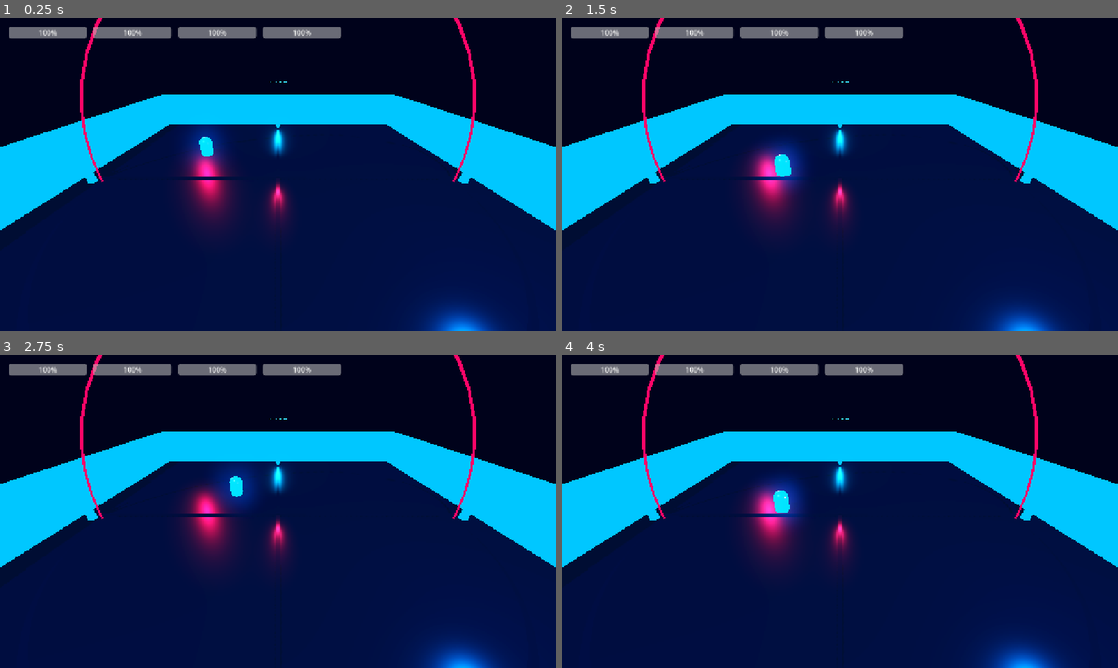
Above: before the commit, frames 1-4 (two rows, left to right).
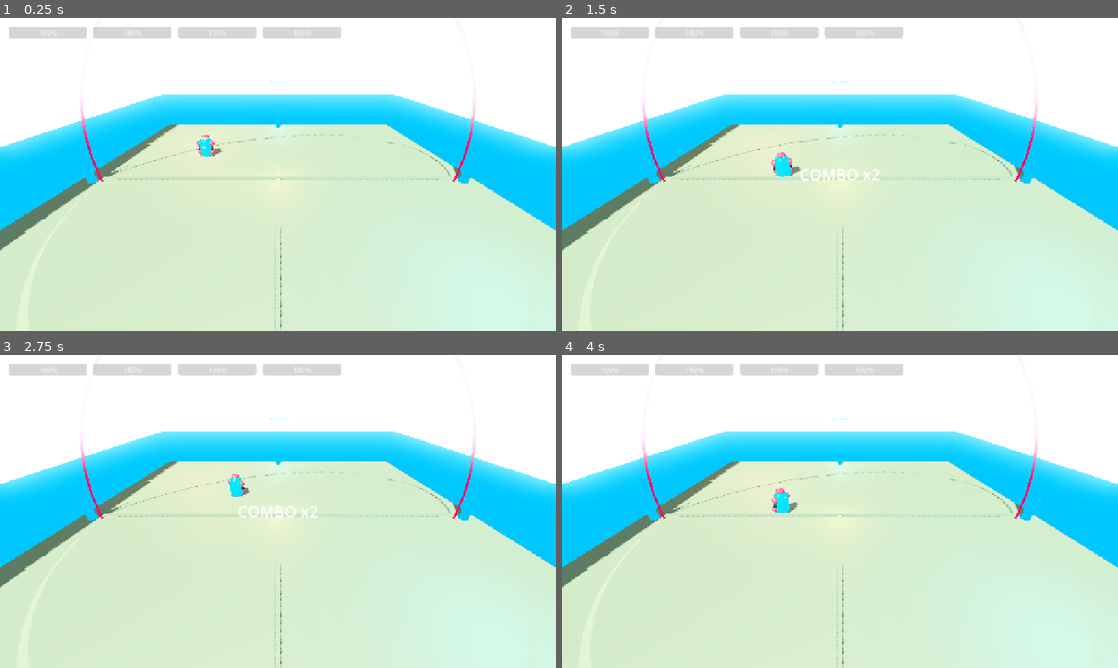
Above: after the commit, the same moments.

Repository: Princecarthy3/Rally
Game: Godot game, scene res://scenes/main.tscn
The game is run twice, just before and just after one commit, with the same random seed, the same clock (stepped at 60 frames per second) and the same inputs.
Inputs (mouse positions are in pixels of both pictures, inside the frame that each line leads up to):
- Up to frame 1 (0.25 s): no input
- Up to frame 2 (1.5 s): tap Enter at 0.5 s; move the mouse to (962, 158) at 0.52 s; hold D (move_right) 0.53-1.28 s; right-click (962, 158) at 0.6 s; tap Space (jump) at 0.77 s; move the mouse to (728, 190) at 1.27 s; hold S (move_backward) from 1.28 s (still down); click (728, 190) at 1.35 s
- Up to frame 3 (2.75 s): tap Space (jump) at 1.52 s; move the mouse to (333, 442) at 2.02 s; release S (move_backward) at 2.03 s; hold D (move_right) from 2.03 s (still down); hold E (block) from 2.03 s (still down)
- Up to frame 4 (4 s): tap Space (jump) at 2.75, 3.02, 3.77 s; move the mouse to (812, 574) at 2.77 s; release D (move_right) at 2.78 s; release E (block) at 2.78 s; hold W (move_forward) 2.78-3.53 s; tap Shift (dodge) at 2.85 s; move the mouse to (1006, 558) at 3.52 s; hold A (move_left) from 3.53 s (still down); tap Q (special_ability) at 3.6 s

The runs differ from the first frame. In frame 1, 90% of the frame differs, in the area x 0-100%, y 0-100%; in frame 2, 90%; in frame 3, 90%; in frame 4, 90%.

Commit message:
Repair Rally Combat hits and brighten arena

Diff:
--- a/rally-combat/project.godot
+++ b/rally-combat/project.godot
@@ -83,4 +83,4 @@
 
 renderer/rendering_method="gl_compatibility"
 renderer/rendering_method.mobile="gl_compatibility"
-environment/defaults/default_clear_color=Color(0.05, 0.05, 0.1, 1)
+environment/defaults/default_clear_color=Color(0.52, 0.75, 0.86, 1)
--- a/rally-combat/scenes/arena.tscn
+++ b/rally-combat/scenes/arena.tscn
@@ -4,12 +4,12 @@
 size = Vector3(28, 1, 28)
 
 [sub_resource type="StandardMaterial3D" id="FloorMaterial"]
-albedo_color = Color(0.025, 0.04, 0.09, 1)
-metallic = 0.65
-roughness = 0.26
+albedo_color = Color(0.34, 0.43, 0.4, 1)
+metallic = 0.2
+roughness = 0.72
 emission_enabled = true
-emission = Color(0.03, 0.1, 0.22, 1)
-emission_energy_multiplier = 0.8
+emission = Color(0.04, 0.08, 0.05, 1)
+emission_energy_multiplier = 0.25
 
 [sub_resource type="BoxMesh" id="FloorMesh"]
 material = SubResource("FloorMaterial")
@@ -59,13 +59,13 @@
 
 [sub_resource type="Environment" id="Environment"]
 background_mode = 1
-background_color = Color(0.005, 0.008, 0.025, 1)
+background_color = Color(0.52, 0.75, 0.86, 1)
 ambient_light_source = 3
-ambient_light_color = Color(0.16, 0.2, 0.4, 1)
-ambient_light_energy = 0.55
+ambient_light_color = Color(0.88, 0.91, 0.82, 1)
+ambient_light_energy = 1.15
 tonemap_mode = 2
 glow_enabled = true
-glow_intensity = 1.2
+glow_intensity = 0.35
 
 [node name="Arena" type="Node3D"]
 
@@ -117,27 +117,27 @@
 
 [node name="KeyLight" type="DirectionalLight3D" parent="."]
 rotation_degrees = Vector3(-48, -28, 0)
-light_color = Color(0.55, 0.72, 1, 1)
-light_energy = 1.4
+light_color = Color(1, 0.91, 0.73, 1)
+light_energy = 2.1
 shadow_enabled = true
 
 [node name="RimLight" type="OmniLight3D" parent="."]
 position = Vector3(-8, 5, -8)
-light_color = Color(1, 0.05, 0.3, 1)
+light_color = Color(1, 0.47, 0.28, 1)
 omni_range = 22.0
-light_energy = 9.0
+light_energy = 3.0
 
 [node name="FillLight" type="OmniLight3D" parent="."]
 position = Vector3(8, 4, 8)
-light_color = Color(0.02, 0.5, 1, 1)
+light_color = Color(0.25, 0.75, 0.95, 1)
 omni_range = 22.0
-light_energy = 10.0
+light_energy = 3.2
 
 [node name="CenterGlow" type="OmniLight3D" parent="."]
 position = Vector3(0, 2.2, 0)
-light_color = Color(1, 0.12, 0.35, 1)
+light_color = Color(1, 0.68, 0.3, 1)
 omni_range = 14.0
-light_energy = 3.0
+light_energy = 1.4
 
 [node name="ArenaBounds" type="Node3D" parent="."]
 metadata/arena_radius = 12.0
@@ -193,14 +193,14 @@
 
 [node name="NorthBeaconLight" type="OmniLight3D" parent="."]
 position = Vector3(0, 2.5, -12.8)
-light_color = Color(0.02, 0.65, 1, 1)
+light_color = Color(0.35, 0.79, 0.9, 1)
 omni_range = 10.0
-light_energy = 4.0
+light_energy = 1.5
 [node name="SouthBeaconLight" type="OmniLight3D" parent="."]
 position = Vector3(0, 2.5, 12.8)
-light_color = Color(1, 0.05, 0.3, 1)
+light_color = Color(1, 0.53, 0.32, 1)
 omni_range = 10.0
-light_energy = 4.0
+light_energy = 1.5
 
 [node name="GridAccentA" type="MeshInstance3D" parent="."]
 position = Vector3(0, 0.79, 0)
--- a/rally-combat/scripts/main.gd
+++ b/rally-combat/scripts/main.gd
@@ -6,6 +6,7 @@
 
 @onready var bridge: NetworkBridge = $NetworkBridge
 @onready var spawner: Node3D = $FighterSpawner
+@onready var hud: HUDController = $HUDCanvas
 
 var fighters: Dictionary = {}
 var local_seat := 1
@@ -13,7 +14,8 @@
 
 func _ready() -> void:
 	bridge.sync_event_received.connect(_on_network_event)
-	_spawn_fighter(local_seat, true)
+	var local_fighter := _spawn_fighter(local_seat, true)
+	hud.update_health(local_seat, local_fighter.current_health, local_fighter.config.max_health)
 	bridge.send_player_ready(local_seat, "neon_rooftop_v2")
 
 func _physics_process(delta: float) -> void:
@@ -32,9 +34,18 @@
 	fighter.is_local_player = local
 	fighter.global_position = SPAWN_POINTS[clampi(seat - 1, 0, SPAWN_POINTS.size() - 1)]
 	fighter.player_eliminated.connect(_on_fighter_eliminated)
+	fighter.health_changed.connect(func(hp: float, max_hp: float) -> void: hud.update_health(seat, hp, max_hp))
+	if local:
+		fighter.combo_updated.connect(hud.display_combo)
+	fighter.hit_landed.connect(_on_hit_landed)
 	spawner.add_child(fighter)
 	fighters[seat] = fighter
 	return fighter
+
+func _on_hit_landed(attacker_seat: int, victim_seat: int, damage: float, _hit_position: Vector3) -> void:
+	# The attacking client is the authority for sending this confirmed hit.
+	if attacker_seat == local_seat:
+		bridge.send_hit_event(attacker_seat, victim_seat, damage)
 
 func _on_network_event(event_name: String, payload: Variant) -> void:
 	if event_name == "rally_player_state":
--- a/rally-combat/scripts/player_controller.gd
+++ b/rally-combat/scripts/player_controller.gd
@@ -7,6 +7,7 @@
 signal health_changed(current_hp, max_hp)
 signal player_eliminated(seat_number)
 signal combo_updated(combo_count)
+signal hit_landed(attacker_seat, victim_seat, damage, hit_position)
 
 @export var seat_number: int = 1
 @export var is_local_player: bool = true
@@ -40,7 +41,73 @@
 func _ready() -> void:
 	config = CharacterData.get_character_config(archetype)
 	current_health = config.max_health
+	_build_fighter_visuals()
 	emit_signal("health_changed", current_health, config.max_health)
+
+func _build_fighter_visuals() -> void:
+	var armor := StandardMaterial3D.new()
+	armor.albedo_color = config.primary_color
+	armor.metallic = 0.42
+	armor.roughness = 0.34
+	var dark_armor := StandardMaterial3D.new()
+	dark_armor.albedo_color = Color(0.09, 0.14, 0.2)
+	dark_armor.metallic = 0.28
+	dark_armor.roughness = 0.52
+	var skin := StandardMaterial3D.new()
+	skin.albedo_color = Color(0.72, 0.48, 0.34)
+	skin.roughness = 0.78
+	var visor := StandardMaterial3D.new()
+	visor.albedo_color = Color(0.86, 0.95, 1.0)
+	visor.metallic = 0.65
+	visor.roughness = 0.2
+	_add_part("Head", _sphere(0.3), skin, Vector3(0, 0.77, 0))
+	_add_part("Helmet", _sphere(0.31), armor, Vector3(0, 0.91, -0.04), Vector3(1.0, 0.58, 1.0))
+	_add_part("Visor", _box(Vector3(0.38, 0.1, 0.08)), visor, Vector3(0, 0.79, 0.25))
+	_add_part("ChestPlate", _sphere(0.48), armor, Vector3(0, 0.13, 0.1), Vector3(1.0, 1.05, 0.68))
+	_add_part("ChestCore", _sphere(0.14), visor, Vector3(0, 0.16, 0.43))
+	_add_part("Belt", _cylinder(0.33, 0.14), dark_armor, Vector3(0, -0.37, 0))
+	for side in [-1.0, 1.0]:
+		_add_part("Shoulder", _sphere(0.23), armor, Vector3(side * 0.49, 0.36, 0))
+		_add_part("Forearm", _capsule(0.15, 0.42), dark_armor, Vector3(side * 0.48, -0.05, 0.1))
+		_add_part("Gauntlet", _sphere(0.19), armor, Vector3(side * 0.49, -0.34, 0.17))
+		_add_part("Thigh", _capsule(0.19, 0.46), armor, Vector3(side * 0.21, -0.58, 0))
+		_add_part("Boot", _box(Vector3(0.34, 0.2, 0.48)), dark_armor, Vector3(side * 0.21, -0.91, 0.1))
+
+func _add_part(part_name: String, primitive: PrimitiveMesh, material: StandardMaterial3D, local_position: Vector3, part_scale: Vector3 = Vector3.ONE) -> void:
+	var part := MeshInstance3D.new()
+	part.name = part_name
+	part.mesh = primitive
+	part.material_override = material
+	part.position = local_position
+	part.scale = part_scale
+	part.cast_shadow = GeometryInstance3D.SHADOW_CASTING_SETTING_ON
+	mesh_instance.add_child(part)
+
+func _sphere(radius: float) -> SphereMesh:
+	var mesh := SphereMesh.new()
+	mesh.radius = radius
+	mesh.height = radius * 2.0
+	mesh.radial_segments = 16
+	mesh.rings = 12
+	return mesh
+
+func _box(size: Vector3) -> BoxMesh:
+	var mesh := BoxMesh.new()
+	mesh.size = size
+	return mesh
+
+func _capsule(radius: float, height: float) -> CapsuleMesh:
+	var mesh := CapsuleMesh.new()
+	mesh.radius = radius
+	mesh.height = height
+	return mesh
+
+func _cylinder(radius: float, height: float) -> CylinderMesh:
+	var mesh := CylinderMesh.new()
+	mesh.top_radius = radius
+	mesh.bottom_radius = radius
+	mesh.height = height
+	return mesh
 
 func _physics_process(delta: float) -> void:
 	if not is_alive:
@@ -146,14 +213,34 @@
 	_trigger_hitbox(config.special_damage, config.knockback_strength * 2.0, 0.6)
 
 func _trigger_hitbox(damage: float, knockback: float, active_time: float) -> void:
-	# Active hitbox check against overlapping enemy hurtboxes
-	var overlapping_areas = hitbox_area.get_overlapping_areas()
-	for area in overlapping_areas:
-		if area.owner != self and area.owner.has_method("take_damage"):
-			var target = area.owner as PlayerController
-			var kb_dir = (target.global_position - global_position).normalized()
+	# Physics overlap lists are updated at the end of a physics frame. Waiting
+	# one frame makes quick attacks register consistently, including on Web builds.
+	await get_tree().physics_frame
+	var elapsed := 0.0
+	var hit_targets: Dictionary = {}
+	while elapsed < active_time and is_alive:
+		for area in hitbox_area.get_overlapping_areas():
+			var target := _fighter_for_area(area)
+			if target == null or target == self or not target.is_alive:
+				continue
+			var target_id := target.get_instance_id()
+			if hit_targets.has(target_id):
+				continue
+			hit_targets[target_id] = true
+			var kb_dir := (target.global_position - global_position).normalized()
 			kb_dir.y = 0.4
 			target.take_damage(damage, kb_dir * (knockback * 8.0), seat_number)
+			emit_signal("hit_landed", seat_number, target.seat_number, damage, target.global_position + Vector3.UP)
+		await get_tree().physics_frame
+		elapsed += get_physics_process_delta_time()
+
+func _fighter_for_area(area: Area3D) -> PlayerController:
+	var node: Node = area
+	while node != null:
+		if node is PlayerController:
+			return node as PlayerController
+		node = node.get_parent()
+	return null
 
 func apply_remote_state(remote_position: Vector3, remote_rotation_y: float, remote_hp: float, remote_state: String) -> void:
 	global_position = global_position.lerp(remote_position, 0.35)
Not shown, changed: src/features/games/combat/RallyCombatGame.tsx
Not shown, changed: src/features/games/combat/components/CombatCanvas.tsx
Not shown, changed: src/features/games/combat/components/Fighter3D.tsx
Not shown, changed: src/features/games/combat/components/RooftopArena3D.tsx
